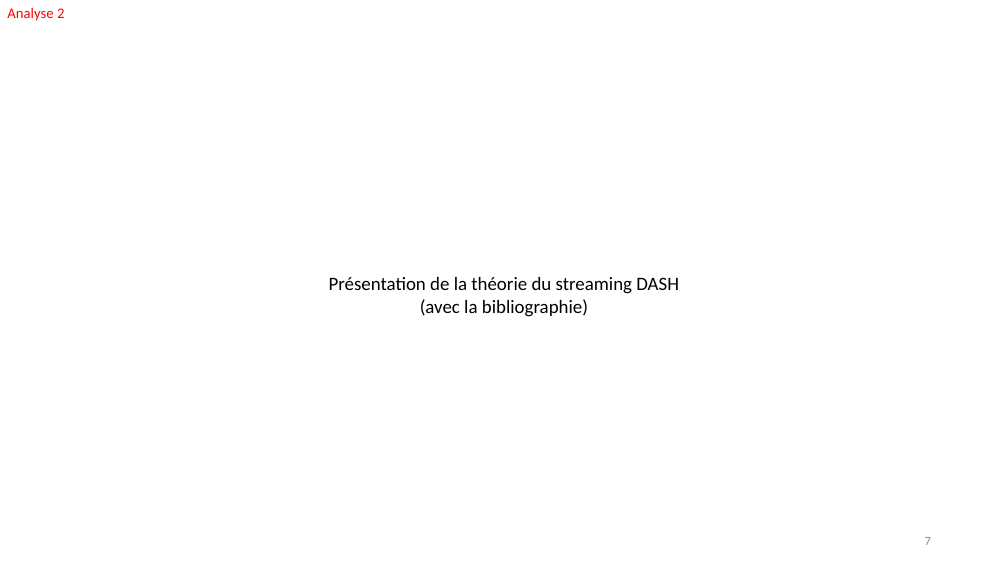
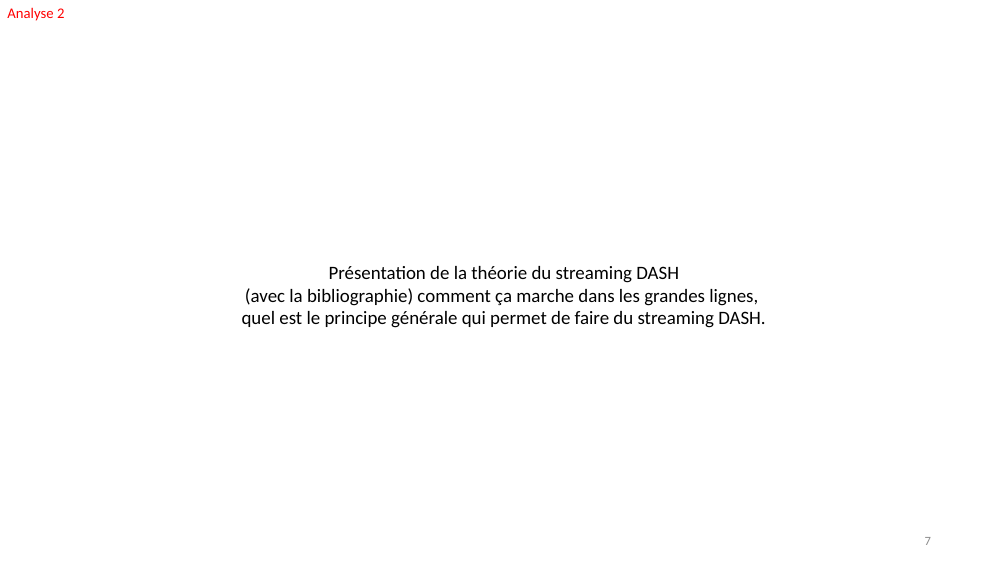
Before and after one commit to FabienMnsn/PRES2, a slide deck: slide 7 of Slides/PRES2019-Projet14-OlivierFourmaux-ROIStreamingImapct-soutenance.pptx. Drawn at 1008x567 pixels with LibreOffice and Linux fonts; fonts in the diff are those of the drawing. Boxes give left, top, right and bottom in pixels: in the first picture for what was removed or moved away, otherwise in the second. Text is boxed around its words. In the diff, an @@ line names an element or a change of style, - is before the commit and + after.

Commit message:
update slides

```diff
--- a/Slides/PRES2019-Projet14-OlivierFourmaux-ROIStreamingImapct-soutenance.pptx
+++ b/Slides/PRES2019-Projet14-OlivierFourmaux-ROIStreamingImapct-soutenance.pptx
@@ text "Présentation de la théorie du ..." moved from (x1=329, y1=277, x2=679, y2=317) to (x1=242, y1=266, x2=765, y2=328) @@
@@ text at (x1=242, y1=288, x2=765, y2=328): text changed @@
-(avec la bibliographie)
+(avec la bibliographie) comment ça marche dans les grandes lignes,
+quel est le principe générale qui permet de faire du streaming DASH.
```
Also in this commit, not shown: 12 other slides changed, 1 other file.
